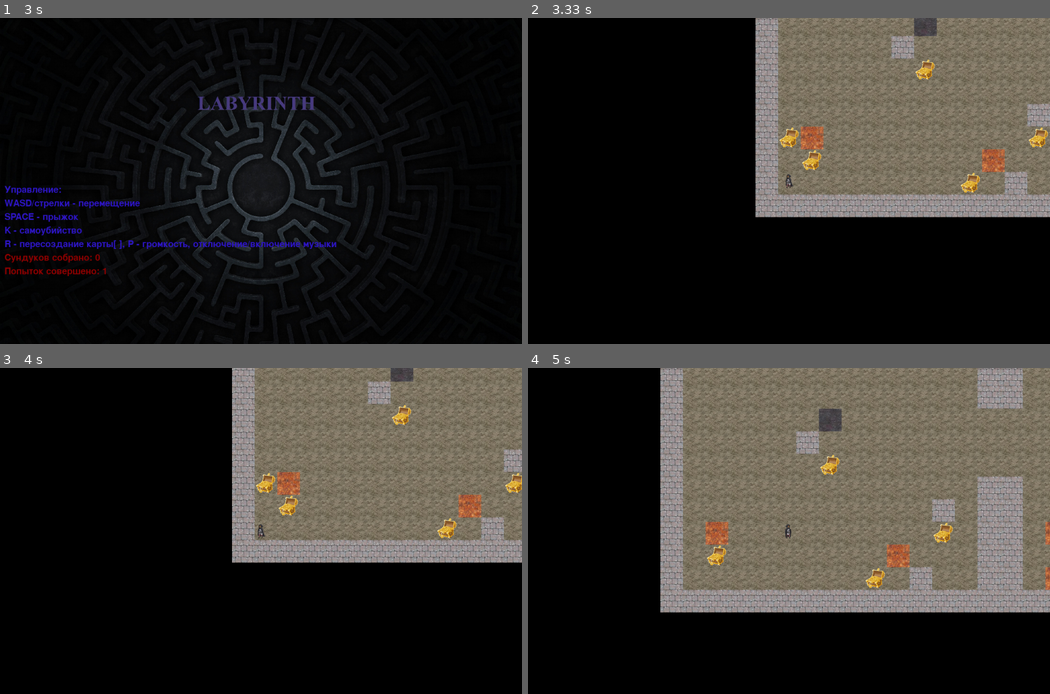
Above: before the commit, frames 1-4 (two rows, left to right).
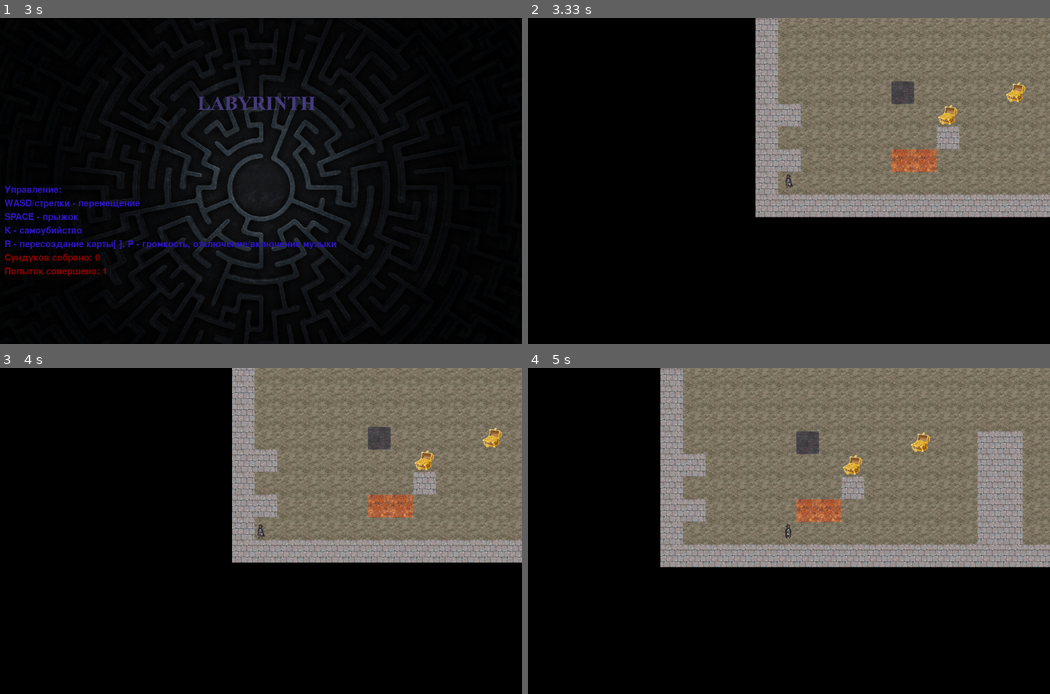
Above: after the commit, the same moments.

Repository: GluKhovKirill/Pygame-project
Game: pygame game, started from UI.py
Two runs of this game, one before a commit and one after it. Both use one fixed random seed, a clock stepped at 60 frames per second and the inputs below.
Inputs (mouse positions are in pixels of both pictures, inside the frame that each line leads up to):
- Up to frame 1 (3 s): click (261, 181) at 0.38 s; hold R 0.67-1.13 s; hold D 0.67-1.13 s; tap Space at 1.17, 1.57, 1.87, 2.07, 2.4, 2.7, 2.9 s; hold D 1.5-1.97 s; hold W 2-2.3 s; tap Right at 2.15 s; hold D 2.33-2.8 s; tap Left at 2.48 s; hold A from 2.83 s (still down)
- Up to frame 2 (3.33 s): keep holding A; tap Space at 3.2 s
- Up to frame 3 (4 s): release A at 3.37 s; hold S 3.4-3.7 s; tap Space at 3.47, 3.8 s; tap Right at 3.55 s; hold A from 3.73 s (still down); tap Left at 3.88 s
- Up to frame 4 (5 s): tap Space at 4.1, 4.23, 4.63, 4.93 s; release A at 4.13 s; hold W 4.17-4.53 s; hold D from 4.57 s (still down); tap Right at 4.72 s

Frame 1 is identical in both runs. In frame 2, 4.3% of the frame differs, in the area x 47-100%, y 0-55%; in frame 3, 4.2%; in frame 4, 20%, in the area x 25-100%, y 0-76%.

Commit message:
Разница между смертью игрока и перезапуско уровня более заметна

Diff:
--- a/UI.py
+++ b/UI.py
@@ -291,7 +291,7 @@
     player = None
 
     try:
-        player, X, Y = generate_level(Transform().trans(Transform().Transformer()))
+        player, X, Y = generate_level(the_map)
         start_screen(count)
     except Exception as e:
         print("Error....", e)
@@ -327,6 +327,7 @@
 
 count = 0 # number of attemps
 chests = 0 # number of collected chests
+the_map = Transform().trans(Transform().Transformer())
 new_game(count)
 last_direction = [0, 0]
 
@@ -379,6 +380,7 @@
                 elif event.key == 114:
                     running = False
                     print("RESET LEVEL!")
+                    the_map = Transform().trans(Transform().Transformer())
                     count = 0
                     chests = 0
                     new_game(count)
